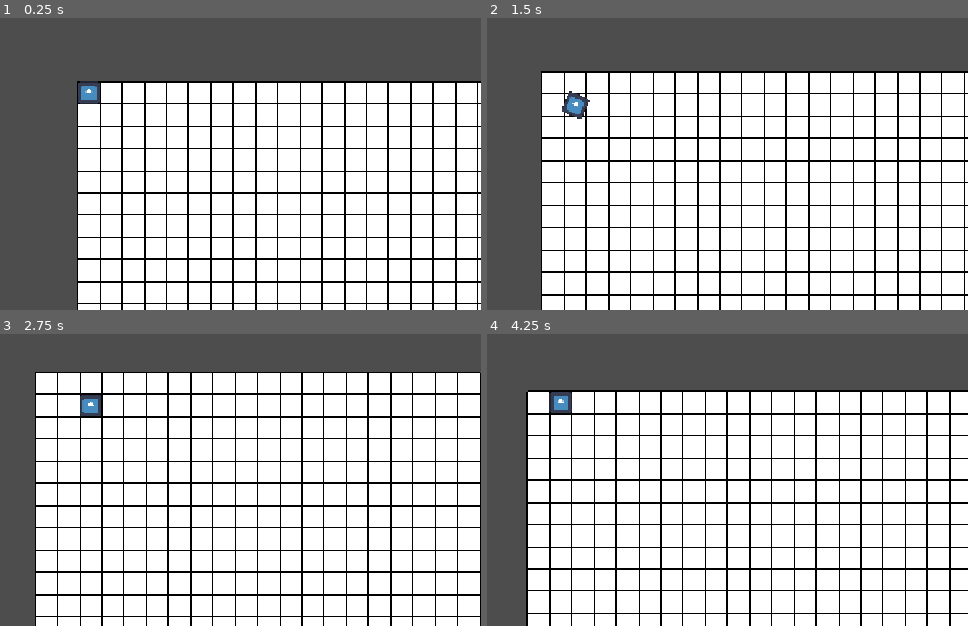
Above: before the commit, frames 1-4 (two rows, left to right).
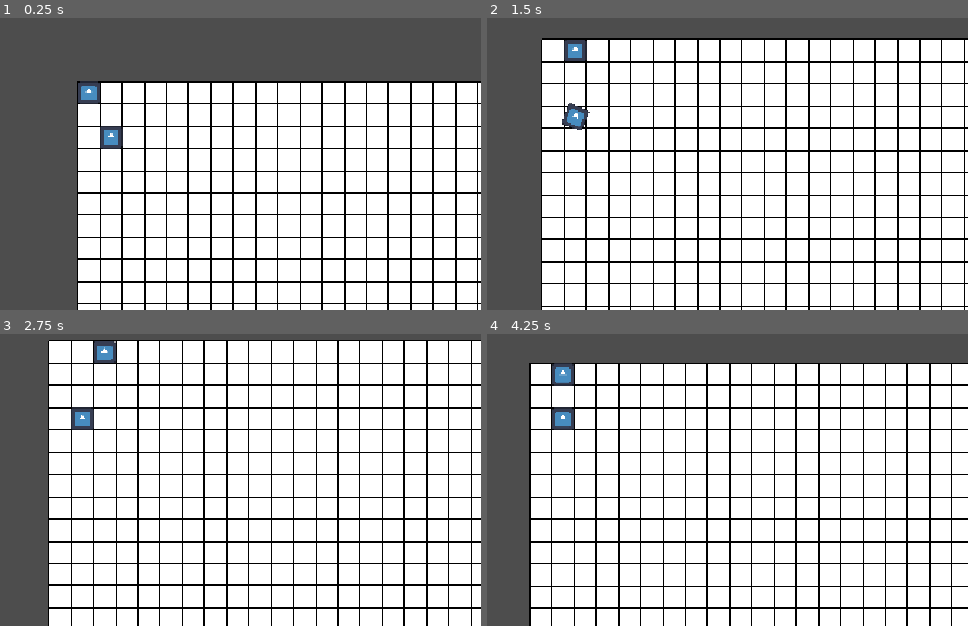
Above: after the commit, the same moments.

Repository: BekfastStealer/Game-Off-Project
Game: Godot game, scene res://game.tscn
The game is run twice, just before and just after one commit, with the same random seed, the same clock (stepped at 60 frames per second) and the same inputs. The engine's default icon, where the game draws it, is replaced by a stand-in: a white triangle on a blue panel in a dark square.
Inputs:
- Up to frame 1 (0.25 s): no input
- Up to frame 2 (1.5 s): hold D (right) 0.53-1.28 s; hold C (switch, bound only after the commit) 0.53-1.28 s; tap E (hop) at 0.77 s; hold S (down) from 1.28 s (still down); tap Q (punch) at 1.35 s
- Up to frame 3 (2.75 s): tap E (hop) at 1.52 s; tap C (switch, bound only after the commit) at 1.55 s; release S (down) at 2.03 s; hold D (right) from 2.03 s (still down); hold C (switch, bound only after the commit) from 2.03 s (still down)
- Up to frame 4 (4.25 s): release D (right) at 2.78 s; release C (switch, bound only after the commit) at 2.78 s; hold W (up) 2.78-3.53 s; tap C (switch, bound only after the commit) at 2.85, 3.8 s; tap E (hop) at 3.02, 3.77 s; hold A (left) from 3.53 s (still down); hold Q (punch) from 3.53 s (still down)

The runs differ from the first frame. In frame 1, 0.4% of the frame differs, in the area x 20-26%, y 36-45%; in frame 2, 19%; in frame 3, 31%, in the area x 7-100%, y 2-100%; in frame 4, 26%.

Commit message:
Added second character

Diff:
--- a/character.tscn
+++ b/character.tscn
@@ -5,7 +5,7 @@
 
 [sub_resource type="Animation" id="Animation_wfnr8"]
 resource_name = "Hop"
-length = 0.39999999999999997
+length = 0.4
 tracks/0/type = "value"
 tracks/0/imported = false
 tracks/0/enabled = true
@@ -21,7 +21,7 @@
 
 [sub_resource type="Animation" id="Animation_pjt0s"]
 resource_name = "Punch"
-length = 0.39999999999999997
+length = 0.4
 tracks/0/type = "value"
 tracks/0/imported = false
 tracks/0/enabled = true
@@ -69,10 +69,11 @@
 &"RESET": SubResource("Animation_wa5vi")
 }
 
-[node name="PlayerCharacter" type="Sprite2D" unique_id=1396421964 node_paths=PackedStringArray("animations")]
+[node name="Character" type="Sprite2D" unique_id=1396421964 node_paths=PackedStringArray("animations")]
 scale = Vector2(0.25, 0.25)
 texture = ExtResource("1_pjt0s")
 script = ExtResource("2_wa5vi")
+start_coords = null
 animations = NodePath("AnimationPlayer")
 jump_height = 16.0
 punch_angle = 45.0
--- a/game.tscn
+++ b/game.tscn
@@ -11,12 +11,16 @@
 dimensions = Vector2i(20, 20)
 tile_size = Vector2i(32, 32)
 
-[node name="PlayerCharacter" parent="Grid" unique_id=1396421964 node_paths=PackedStringArray("grid") instance=ExtResource("2_feb5d")]
+[node name="Character1" parent="Grid" unique_id=1396421964 node_paths=PackedStringArray("grid") instance=ExtResource("2_feb5d")]
 grid = NodePath("..")
 
-[node name="PlayerController" type="Node" parent="." unique_id=83570442 node_paths=PackedStringArray("character", "camera")]
+[node name="Character2" parent="Grid" unique_id=1954309603 node_paths=PackedStringArray("grid") instance=ExtResource("2_feb5d")]
+grid = NodePath("..")
+start_coords = Vector2i(1, 2)
+
+[node name="PlayerController" type="Node" parent="." unique_id=83570442 node_paths=PackedStringArray("characters", "camera")]
 script = ExtResource("4_fc0e3")
-character = NodePath("../Grid/PlayerCharacter")
+characters = [NodePath("../Grid/Character1"), NodePath("../Grid/Character2")]
 camera = NodePath("../Camera")
 cam_ease_factor = 0.25
 
--- a/grid.gd
+++ b/grid.gd
@@ -4,6 +4,7 @@
 
 @export var dimensions: Vector2i
 @export var tile_size: Vector2i
+var tile_occupants: Dictionary[Vector2i, Unit]
 
 
 func _draw() -> void:
@@ -20,5 +21,31 @@
 				Color.BLACK)
 
 
+func add_unit(unit: Unit, coords: Vector2i) -> void:
+	tile_occupants[coords] = unit
+	unit.coords = coords
+
+
+## Returns true if move was successful
+func move_unit(unit: Unit, from: Vector2i, to: Vector2i) -> bool:
+	if tile_occupants[from] != unit:
+		push_error("From tile doesn't match")
+		return false
+	if not tile_is_open(to):
+		return false
+	tile_occupants.erase(from)
+	tile_occupants[to] = unit
+	unit.coords = to
+	return true
+
+
 func tile_position(coords: Vector2i) -> Vector2:
 	return Vector2(tile_size * coords) + Vector2(tile_size) / 2
+
+
+func tile_is_open(coords: Vector2i) -> bool:
+	if not Rect2i(Vector2i.ZERO, dimensions).has_point(coords):
+		return false
+	if tile_occupants.has(coords):
+		return false
+	return true
--- a/player_controller.gd
+++ b/player_controller.gd
@@ -2,10 +2,17 @@
 extends Node
 
 
-@export var character: Unit
+@export var characters: Array[Unit]
 @export var camera: Camera2D
 ## Range 0-1. Lower values follow more closely.
 @export var cam_ease_factor: float
+
+var character_i: int = 0
+var character: Unit
+
+
+func _ready() -> void:
+	character = characters[character_i]
 
 
 func _process(delta: float) -> void:
@@ -28,3 +35,12 @@
 		character.do_action(Unit.Action.PUNCH)
 	elif event.is_action_pressed("hop"):
 		character.do_action(Unit.Action.HOP)
+	elif event.is_action_pressed("switch"):
+		cycle_character()
+
+
+func cycle_character() -> void:
+	character_i += 1
+	if character_i >= characters.size():
+		character_i = 0
+	character = characters[character_i]
--- a/project.godot
+++ b/project.godot
@@ -52,6 +52,11 @@
 "events": [Object(InputEventKey,"resource_local_to_scene":false,"resource_name":"","device":-1,"window_id":0,"alt_press …(192 unchanged characters)…
 ]
 }
+switch={
+"deadzone": 0.2,
+"events": [Object(InputEventKey,"resource_local_to_scene":false,"resource_name":"","device":-1,"window_id":0,"alt_pressed":false,"shift_pressed":false,"ctrl_pressed":false,"meta_pressed":false,"pressed":false,"keycode":0,"physical_keycode":67,"key_label":0,"unicode":99,"location":0,"echo":false,"script":null)
+]
+}
 
 [physics]
 
--- a/unit.gd
+++ b/unit.gd
@@ -8,6 +8,7 @@
 }
 
 @export var grid: Grid
+@export var start_coords: Vector2i
 @export var animations: AnimationPlayer
 
 # TODO: these are temporary for placeholder animations
@@ -20,8 +21,9 @@
 
 
 func _ready() -> void:
+	grid.add_unit(self, start_coords)
+	position = grid.tile_position(coords)
 	# TODO: other starting positions?
-	snap_to_tile(Vector2i.ZERO)
 
 
 # TODO: this whole thing is temporary
@@ -32,18 +34,18 @@
 
 ## Returns true if the move was valid, false otherwise
 func snap_to_tile(new_coords: Vector2i) -> bool:
-	if not Rect2i(Vector2i.ZERO, grid.dimensions).has_point(new_coords):
+	var success: bool = _move_internal(new_coords)
+	if not success:
 		return false
-	coords = new_coords
 	position = grid.tile_position(coords)
 	return true
 
 
 func step(direction: Directions.Direction) -> bool:
-	var could_step: bool = snap_to_tile(coords + Directions.to_vector(direction))
-	if not could_step: #TODO: this is temporary
+	var success: bool = snap_to_tile(coords + Directions.to_vector(direction))
+	if not success: #TODO: this is temporary
 		print("Can't step there")
-	return could_step
+	return success
 
 
 func do_action(action: Action) -> void:
@@ -56,3 +58,7 @@
 			animations.play("Hop")
 		_:
 			push_error("Unimplemented Action")
+
+
+func _move_internal(new_coords: Vector2i) -> bool:
+	return grid.move_unit(self, coords, new_coords)
